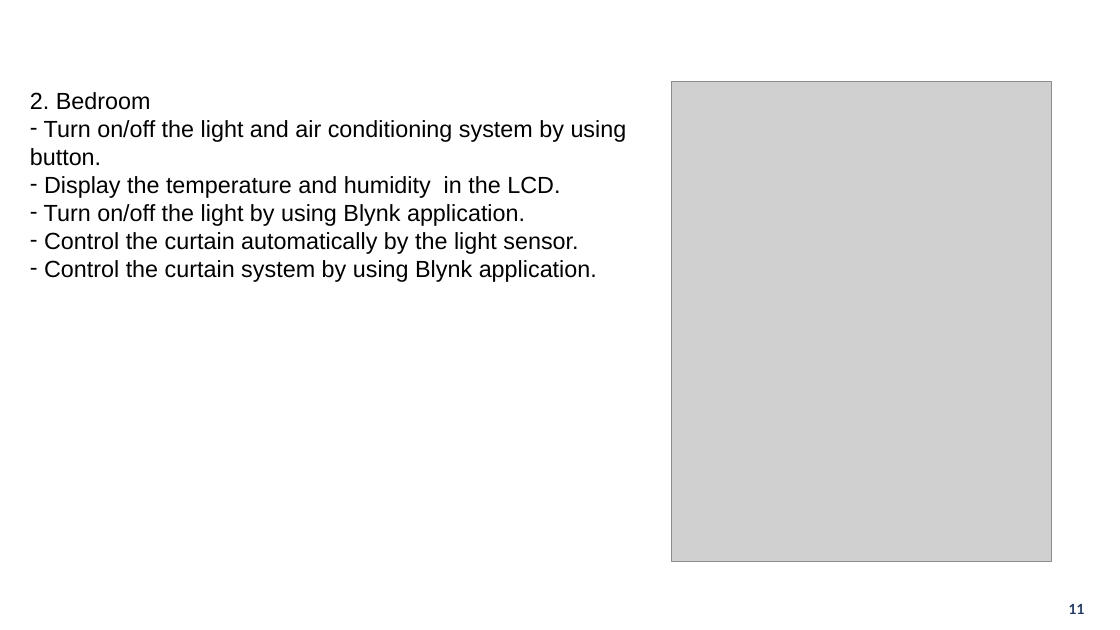
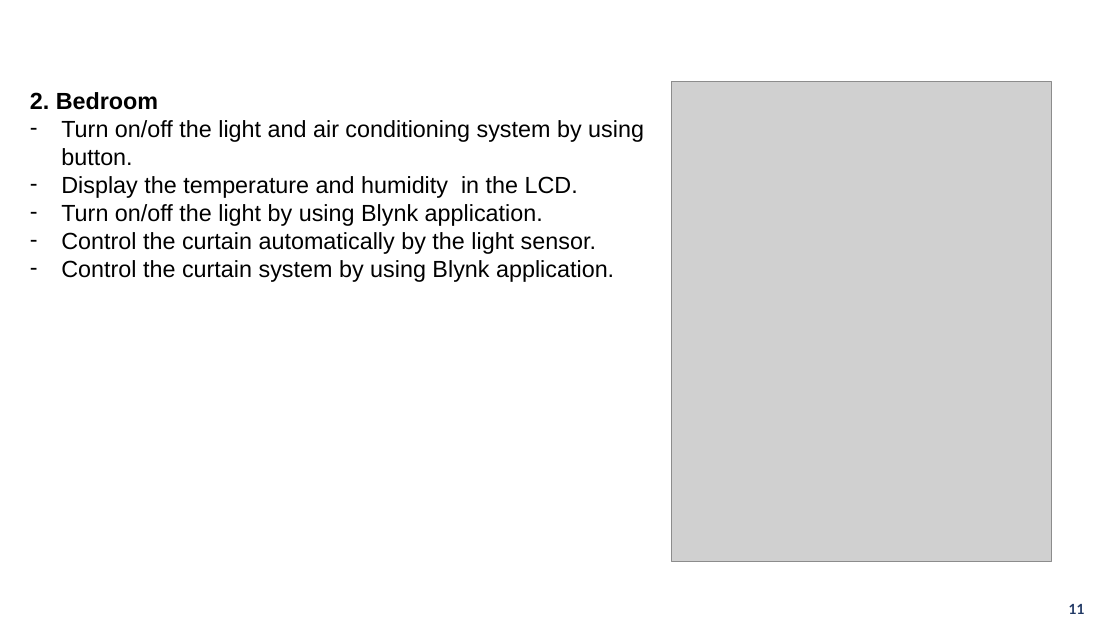
Before and after one commit to ndmbka2k/DATN, a slide deck: slide 11 of POWERPOINT/GraduationThesis_pp.pptx. Drawn at 1120x630 pixels with LibreOffice and Linux fonts; fonts in the diff are those of the drawing; grey boxes stand for pictures; background and template pictures are left out. Boxes give left, top, right and bottom in pixels: in the first picture for what was removed or moved away, otherwise in the second. Text is boxed around its words. In the diff, an @@ line names an element or a change of style, - is before the commit and + after.

```diff
--- a/POWERPOINT/GraduationThesis_pp.pptx
+++ b/POWERPOINT/GraduationThesis_pp.pptx
@@ text "2. Bedroom" at (30,92,644,282): bold on in "2. Bedroom"; indent changed @@
```
Also in this commit, not shown: 8 other slides changed, 15 slides removed, 1 other file.
